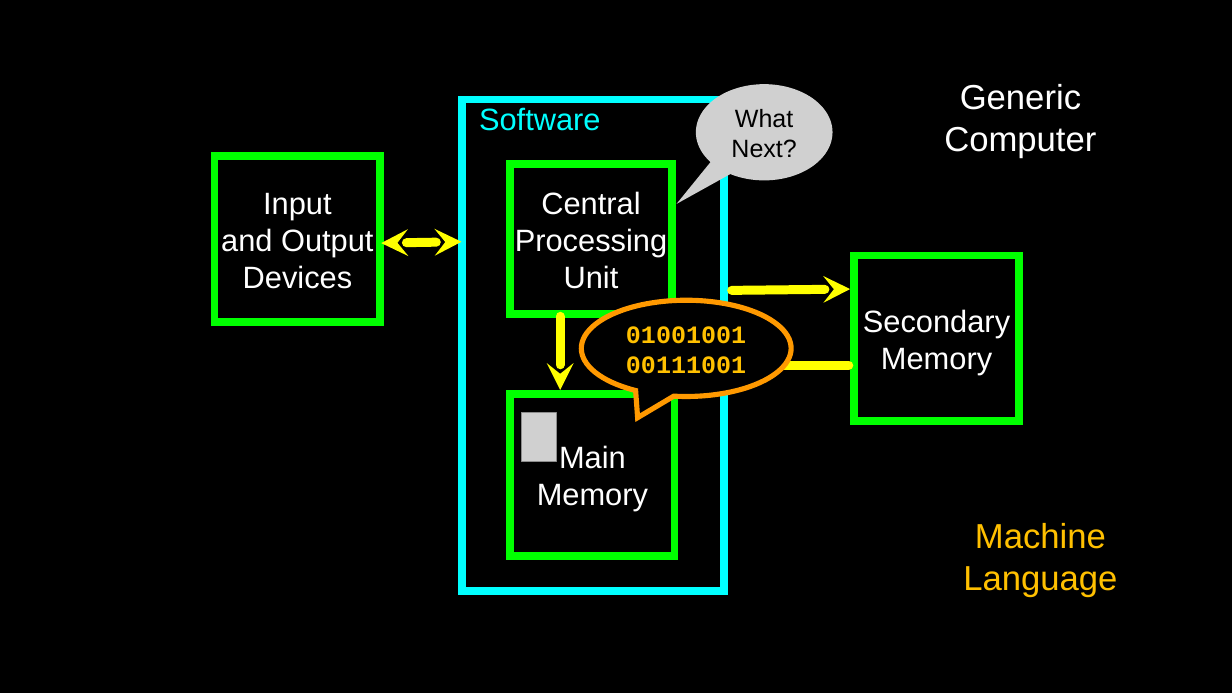
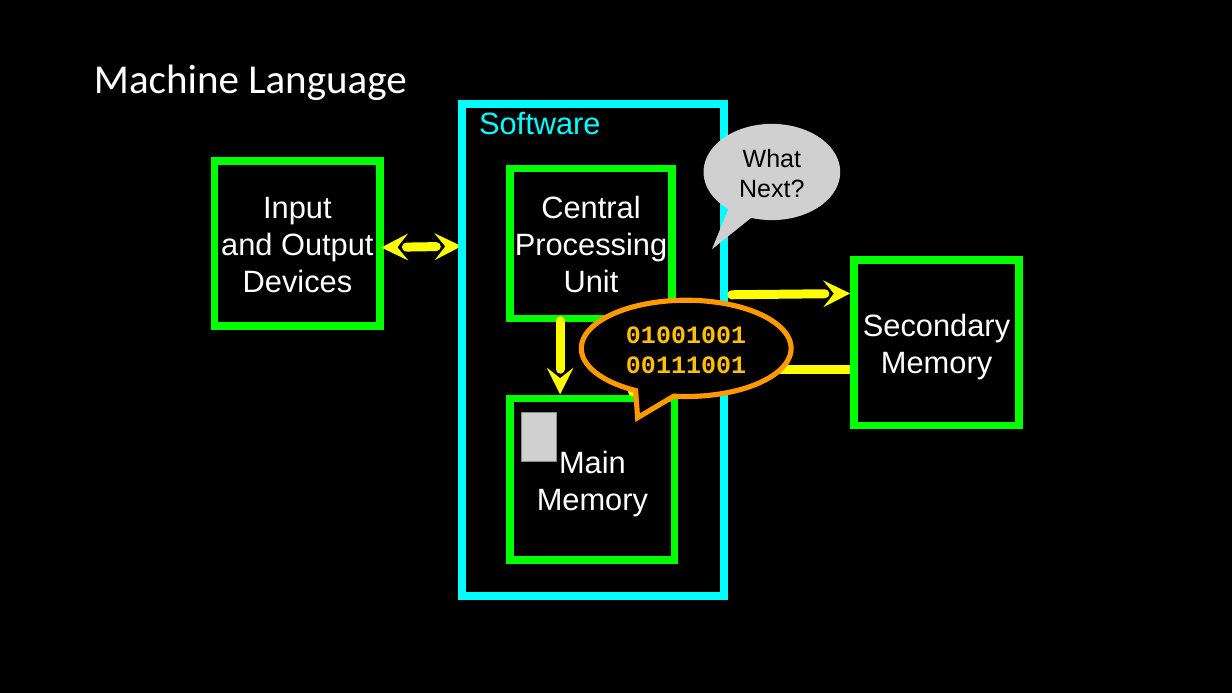
Before and after one commit to csev/ca4e, a slide deck: slide 7 of lectures/04-DigitalLogic.pptx. Drawn at 1232x693 pixels with LibreOffice and Linux fonts; fonts in the diff are those of the drawing; grey boxes stand for pictures. Boxes give left, top, right and bottom in pixels: in the first picture for what was removed or moved away, otherwise in the second. Text is boxed around its words. In the diff, an @@ line names an element or a change of style, - is before the commit and + after.

```diff
--- a/lectures/04-DigitalLogic.pptx
+++ b/lectures/04-DigitalLogic.pptx
@@ title at [94,64,406,100]: text changed; size 27 to 32 pt; font Arial to Calibri; text colour #FFC000 to #FFFFFF @@
-Machine
-Language
+Machine Language
@@ text removed at [944,84,1096,158] @@
-Generic
-Computer
@@ picture "What": place and size @@
-picture "What" at [696,84,833,180]
+picture "What" at [703,124,840,220]
@@ 5 rectangles, 4 arrows, 1 double arrow: place and size @@
-5 rectangles, 4 arrows, 1 double arrow at [214,100,1019,592]
+5 rectangles, 4 arrows, 1 double arrow at [214,104,1019,596]
```
Also in this commit, not shown: 10 other slides changed, 2 other files.
